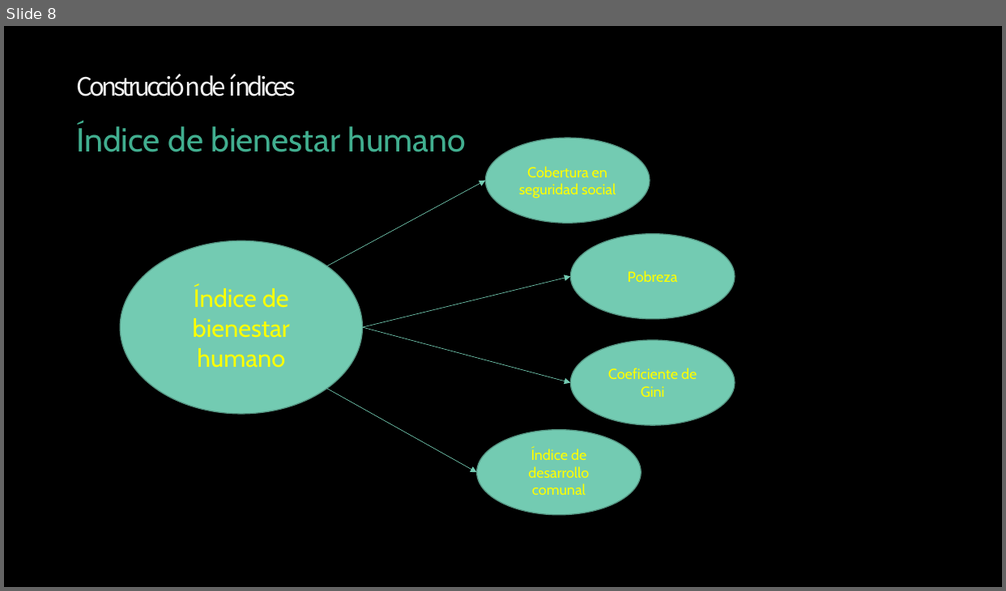
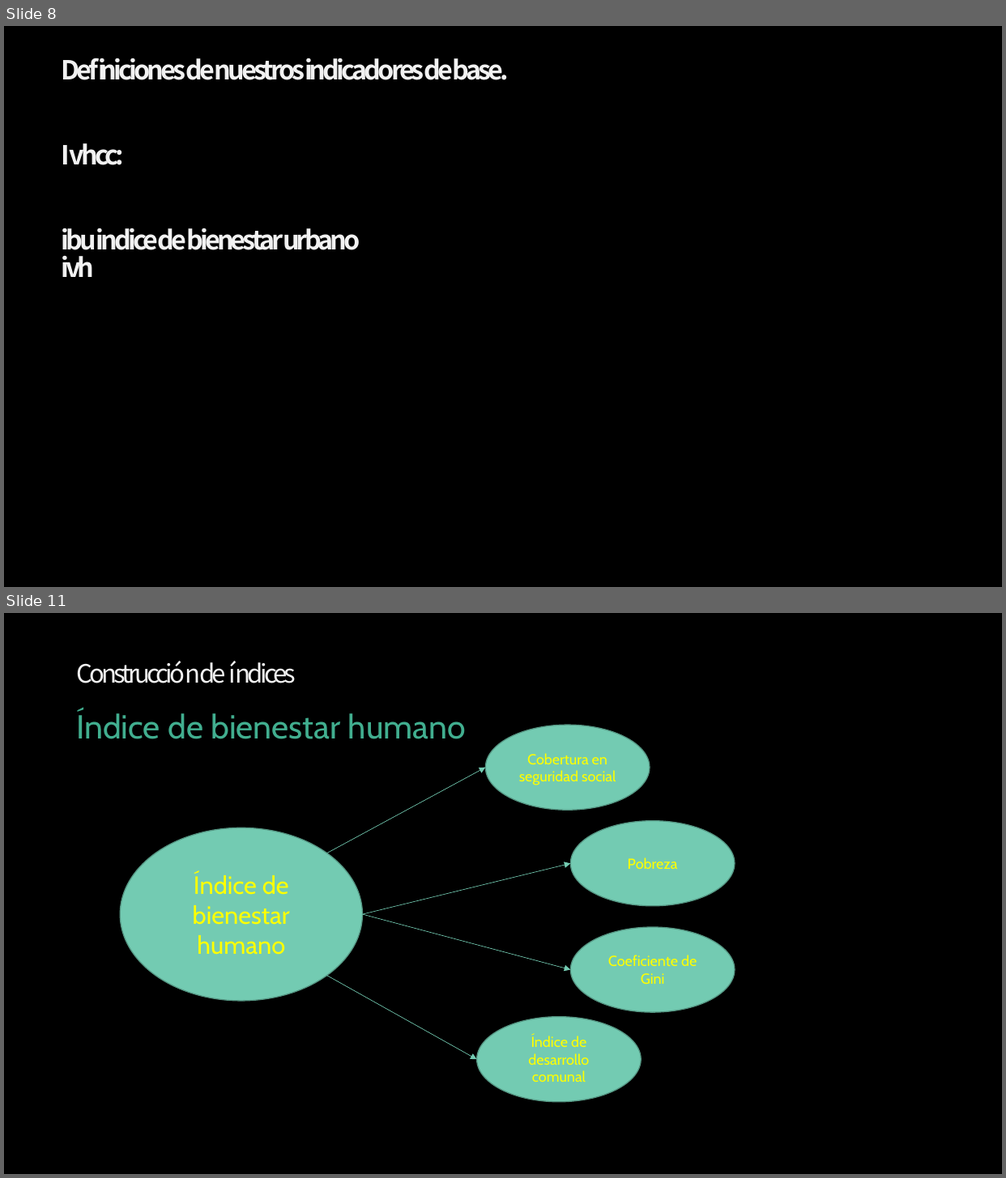
Before and after one commit to Sud-Austral/ds_indices, a slide deck: indices.pptx. Shown one above the other, each under a label of ours: slide 8 before the commit, slides 8 and 11 after it; the slides between them are not shown. The pictures are 1006x591 and 1006x1178 pixels, drawn with LibreOffice and Linux fonts; fonts in the diff are those of the drawing; background and template pictures are left out. Boxes give left, top, right and bottom in pixels: in the first picture for what was removed or moved away, otherwise in the second. Text is boxed around its words. In the diff, an @@ line names an element or a change of style, - is before the commit and + after.

```diff
--- a/indices.pptx
+++ b/indices.pptx
@@ slide 8 added at (4, 26, 1002, 587), background picture (left out) @@
@@ title added at (61, 58, 509, 277), 25.2 pt, text gradient #FFFFFF to #F1F1F1 to #E3E3E3, bold @@
+Definiciones de nuestros indicadores de base.
+Ivhcc:
+ibu indice de bienestar urbano
+ivh
@@ what was slide 8 is now slide 11 @@
```
Also in this commit, not shown: 2 other slides added, 1 other file.
